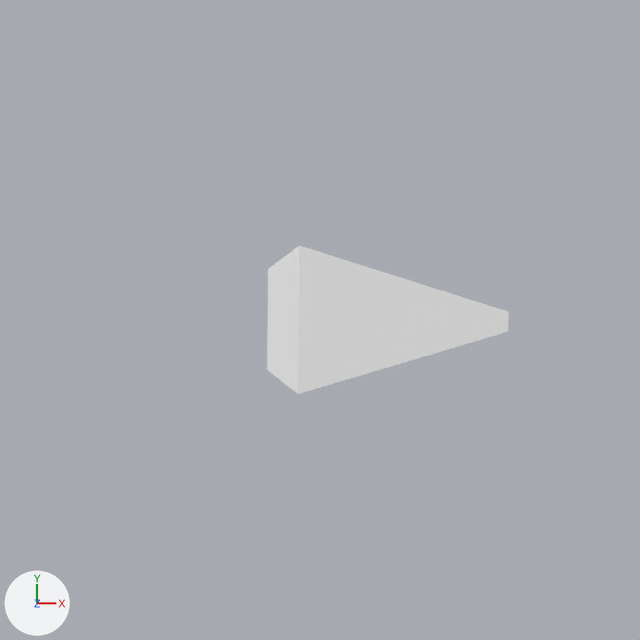
A saved change to the Blender file client/Art/Source/ship01.blend.
Before and after are seen from the file's camera 'Camera'. Arrows for +X, +Y and +Z are at lower left; the lights stay in place.
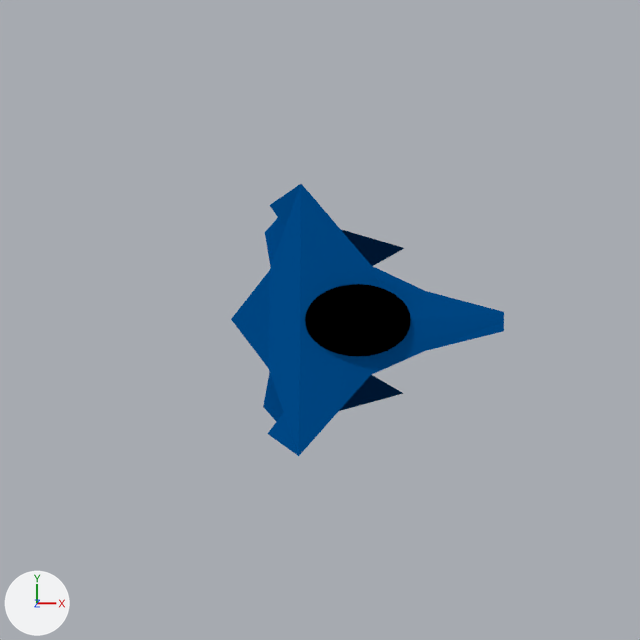
Location of each change, (x1, y1, x2, y2) in pixels of the pictures (640 x 640 px):
'Cube', recoloured, reshaped, rescaled (13% wider, 82% taller): before (267, 245, 509, 394); after (231, 184, 504, 456)
'Sphere', added (black): after (305, 284, 411, 357)

Edits to the bpy script that builds the scene:
```text
Change mat_material:
    mat_material.base_color: (0.8, 0.8, 0.8) -> (0.0, 0.0728, 0.267)  # white #e7e7e7 -> blue #004c8d
Add mat_material_001:
    mat_material_001 = diffuse_material('Material.001')
    mat_material_001.base_color = (0.0, 0.0, 0.0)  # black #000000
Change me_cube:
    used by ob_cube; location = (0.0, 0.0, 0.0); rotation_euler = (0.0, 0.0, -0.00868), in degrees (0, 0, -0.5); scale = (1.0, 1.54, 1.0)
    remove me_cube.from_pydata(...)  # 12 vertices, 10 faces; spans x -0.74..2.69, y -0.65..0.65, z -1.0..1.0
    add me_cube.from_pydata(...)  # 79 vertices, 77 faces; spans x -1.3..2.69, y -1.27..1.27, z -1.0..1.0
    me_cube part 1
    4 vertices are removed from x -0.29, y -0.65..0.65, z -1.0..1.0
    10 faces are deleted
    71 vertices are added at x -1.3..2.69, y -1.27..1.27, z -1.0..1.0
    77 new faces join them
Add me_sphere:
    me_sphere.from_pydata(...)  # a UV sphere (32 segments, 16 rings, poles along z) spanning x -1.0..1.0, y -1.0..1.0, z -1.0..1.0
    me_sphere.materials.append(mat_material_001)  # black #000000
Change ob_cube:
    ob_cube.scale: (1.0, 1.54, 1.0) -> (1.0, 1.54, 0.393)
Add ob_sphere:
    ob_sphere = bpy.data.objects.new('Sphere', me_sphere)
    ob_sphere.parent = ob_cube
    ob_sphere.matrix_parent_inverse = Matrix(((1.0, 0.0, 0.0, 0.0), (0.0, 0.651, 0.0, 0.0), (0.0, 0.0, 2.542, 0.0), (0.0, 0.0, 0.0, 1.0)))
    ob_sphere.location = (0.548, 0.0, 0.252)
    ob_sphere.rotation_euler = (0.0, 0.102, 0.0)  # degrees (0, 5.8, 0)
    ob_sphere.scale = (0.784, 0.53, 0.414)
```
